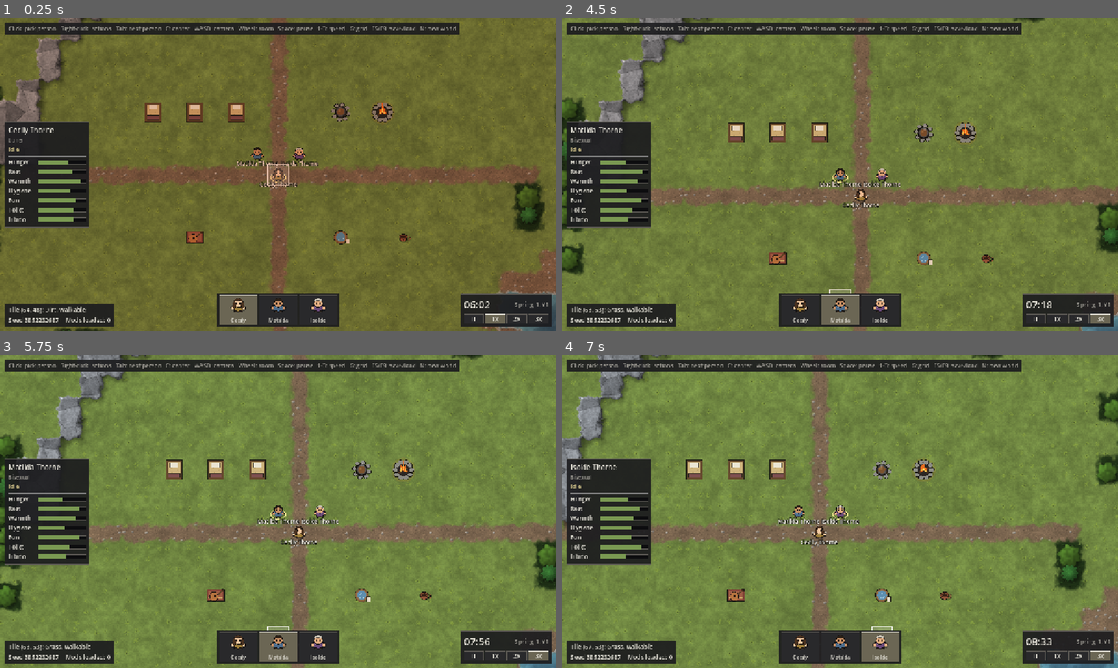
Above: before the commit, frames 1-4 (two rows, left to right).
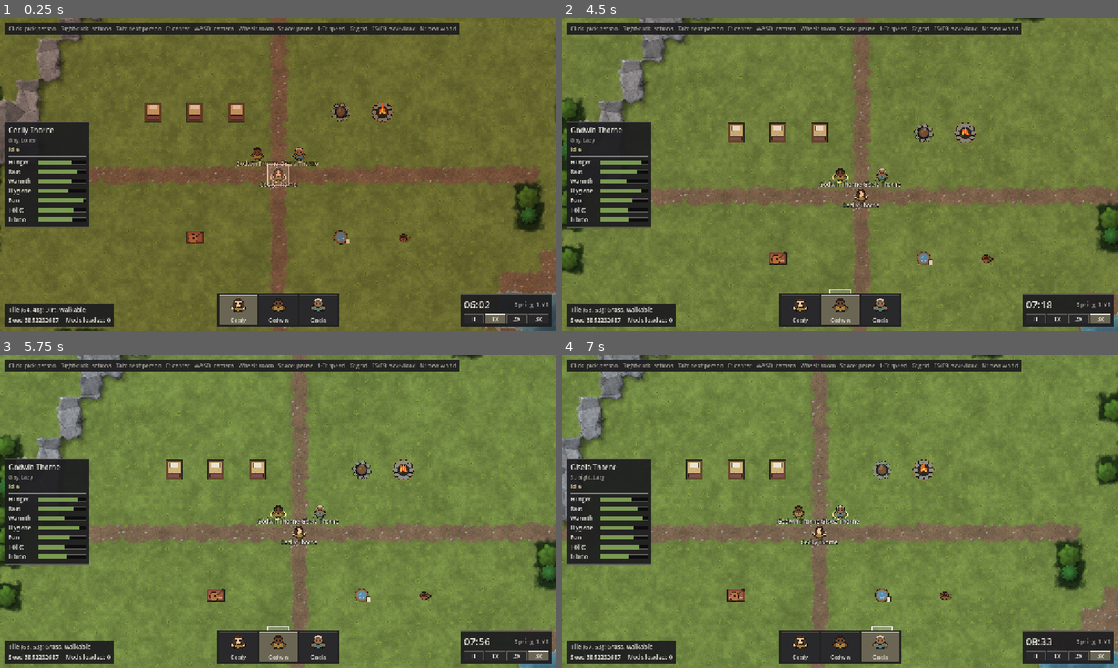
Above: after the commit, the same moments.

Repository: Stormellius/Common-Folk
Game: Godot game, scene res://scenes/main.tscn
The game is run twice, just before and just after one commit, with the same random seed, the same clock (stepped at 60 frames per second) and the same inputs.
Inputs (mouse positions are in pixels of both pictures, inside the frame that each line leads up to):
- Up to frame 1 (0.25 s): no input
- Up to frame 2 (4.5 s): click "II" at 0.5 s; click "1x" at 1.25 s; click "2x" at 2 s; click "3x" at 2.75 s; click "Cecily" at 3.5 s; click (840, 309) at 4.25 s, where only the run before the commit has a clickable "Matilda"
- Up to frame 3 (5.75 s): click (278, 646) at 5 s, where only the run after the commit has a clickable "Godwin"
- Up to frame 4 (7 s): click (878, 646) at 5.75 s, where only the run before the commit has a clickable "Isolde"; click (878, 646) at 6.5 s, where only the run after the commit has a clickable "Gisela"

The runs differ from the first frame. In frame 1, 0.5% of the frame differs, in the area x 1-59%, y 38-98%; in frame 2, 0.7%; in frame 3, 0.7%, in the area x 1-61%, y 34-98%; in frame 4, 0.6%.

Commit message:
Everyone gets two traits, one an orientation; add asexual
Traits can carry a group; the household generator gives each person one trait from
the orientation group and one from the rest. Asexual (attracted_to none) is not
interested in anyone and builds no libido.

Co-Authored-By: Claude Sonnet 5.5 <noreply@anthropic.com>
Claude-Session: https://claude.ai/code/session_011t3uUDYs23uuvN16nB7Xcn

Diff:
--- a/data/traits.json
+++ b/data/traits.json
@@ -5,7 +5,8 @@
   { "id": "loner",   "name": "Loner",    "description": "Needs company less than most.",                     "need_drain_multipliers": { "social": 0.5 } },
   { "id": "pious",   "name": "Pious",    "description": "Faith matters; the need drains faster.",           "need_drain_multipliers": { "faith": 1.5 } },
   { "id": "greedy",  "name": "Greedy",   "description": "Wants coin more than comfort.",                    "need_drain_multipliers": { "fun": 1.2 } },
-  { "id": "straight","name": "Straight", "description": "Is attracted to the opposite gender.",                    "attracted_to": "opposite", "need_drain_multipliers": { "libido": 0.5 } },
-  { "id": "gay",     "name": "Gay",      "description": "Is attracted to the same gender.",                    "attracted_to": "same", "need_drain_multipliers": { "libido": 0.5 } },
-  { "id": "bisexual","name": "Bisexual",  "description": "Is attracted to both genders.",                    "attracted_to": "both", "need_drain_multipliers": { "libido": 0.5 } }
+  { "id": "straight","name": "Straight", "description": "Is attracted to the opposite gender.",                    "group": "orientation", "attracted_to": "opposite", "need_drain_multipliers": { "libido": 0.5 } },
+  { "id": "gay",     "name": "Gay",      "description": "Is attracted to the same gender.",                    "group": "orientation", "attracted_to": "same", "need_drain_multipliers": { "libido": 0.5 } },
+  { "id": "bisexual","name": "Bisexual",  "description": "Is attracted to both genders.",                    "group": "orientation", "attracted_to": "both", "need_drain_multipliers": { "libido": 0.5 } },
+  { "id": "asexual", "name": "Asexual",  "description": "Is not sexually attracted to anyone.",             "group": "orientation", "attracted_to": "none", "need_drain_multipliers": { "libido": 0.0 } }
 ]
--- a/scripts/sim/household_generator.gd
+++ b/scripts/sim/household_generator.gd
@@ -1,7 +1,7 @@
 class_name HouseholdGenerator
 extends RefCounted
 ## Creates the starting household for a new world: a family of three standing near the
-## crossroads. The same world seed always gives the same people. Names and colors come
+## crossroads, each with an orientation trait and one other trait. The same world seed always gives the same people. Names and colors come
 ## from data/names.json and data/appearance.json, so mods can change them.
 
 const SIZE := 3
@@ -38,9 +38,14 @@
 			"bottom": _pick_text(rng, "appearance", "bottom", "colors", ["#4a3d32"]),
 			"hair_style": hair_styles[rng.randi() % hair_styles.size()],
 		}
-		var trait_ids := DataRegistry.get_ids("traits")
-		if not trait_ids.is_empty():
-			pawn.traits.append(str(trait_ids[rng.randi() % trait_ids.size()]))
+		# Everyone gets an orientation (a trait in the "orientation" group) and one other trait.
+		var orientations: Array[String] = []
+		var others: Array[String] = []
+		for trait_def in DataRegistry.get_list("traits"):
+			(orientations if str(trait_def.get("group", "")) == "orientation" else others).append(str(trait_def["id"]))
+		for pool in [orientations, others]:
+			if not pool.is_empty():
+				pawn.traits.append(pool[rng.randi() % pool.size()])
 		for need_id in Needs.active_ids():
 			pawn.needs[need_id] = snappedf(rng.randf_range(55.0, 95.0), 0.01)  # not everyone hungry at once
 		pawn.tile = spot
--- a/scripts/sim/simulation.gd
+++ b/scripts/sim/simulation.gd
@@ -121,12 +121,14 @@
 
 
 ## Whether `person` is attracted to `other`, from an orientation trait ("attracted_to" in
-## data/traits.json: opposite, same or both). Someone with no such trait is open to anyone.
+## data/traits.json: opposite, same, both or none). Someone with no such trait is open to anyone.
 func _attracted_to(person: Pawn, other: Pawn) -> bool:
 	for trait_id in person.traits:
 		match str(DataRegistry.get_def("traits", trait_id).get("attracted_to", "")):
 			"both":
 				return true
+			"none":
+				return false
 			"same":
 				return person.gender == other.gender
 			"opposite":
--- a/tests/smoke_test.gd
+++ b/tests/smoke_test.gd
@@ -559,6 +559,9 @@
 	partner.gender = "male"
 	partner.traits.assign(["bisexual"])
 	_check(sim.interaction_blocker(pawn, partner, "intimacy") == "", "bisexual people are open to either")
+	pawn.traits.assign(["asexual"])
+	_check("interested" in sim.interaction_blocker(pawn, partner, "intimacy") and "interested" in sim.interaction_blocker(partner, pawn, "intimacy"), "an asexual person is not interested, and nobody can ask them")
+	_check(Needs.drain_per_tick("libido", ["asexual"], {}) == 0.0, "asexual people do not build up libido")
 	pawn.traits.clear()
 	partner.traits.clear()
 	_check(sim.interaction_blocker(pawn, partner, "intimacy") == "", "no orientation trait means open to anyone")
@@ -598,6 +601,13 @@
 	# The starting camp.
 	var big_world := MapGenerator.generate(42, 96, 64)
 	var family := HouseholdGenerator.create(big_world)
+	var everyone_has_both := true
+	for member in family.pawns:
+		var orientation_count := 0
+		for trait_id in member.traits:
+			orientation_count += 1 if str(DataRegistry.get_def("traits", trait_id).get("group", "")) == "orientation" else 0
+		everyone_has_both = everyone_has_both and member.traits.size() == 2 and orientation_count == 1
+	_check(everyone_has_both, "everyone starts with two traits, exactly one of them an orientation")
 	CampGenerator.place(big_world, family)
 	var beds := 0
 	var spots := {}
Not shown, changed: README.md
